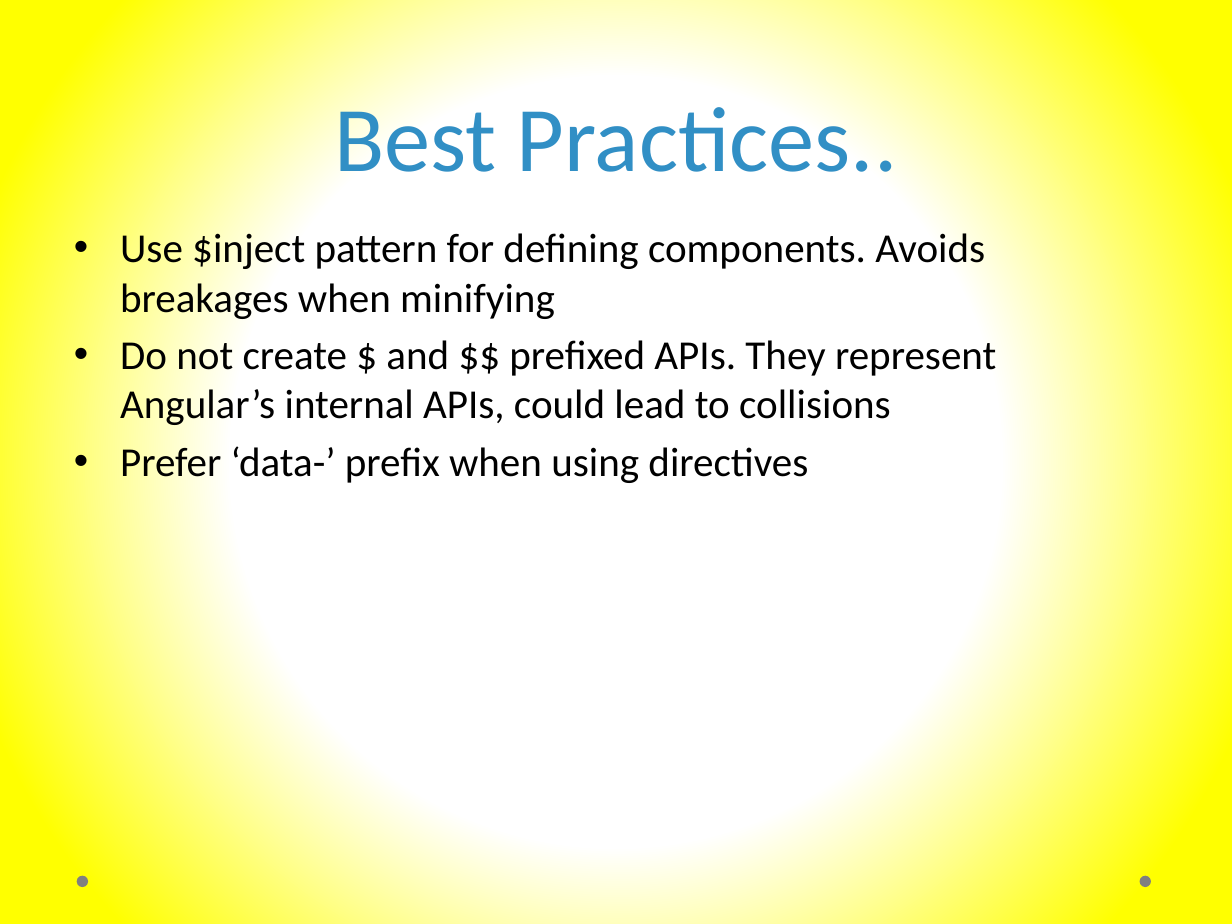
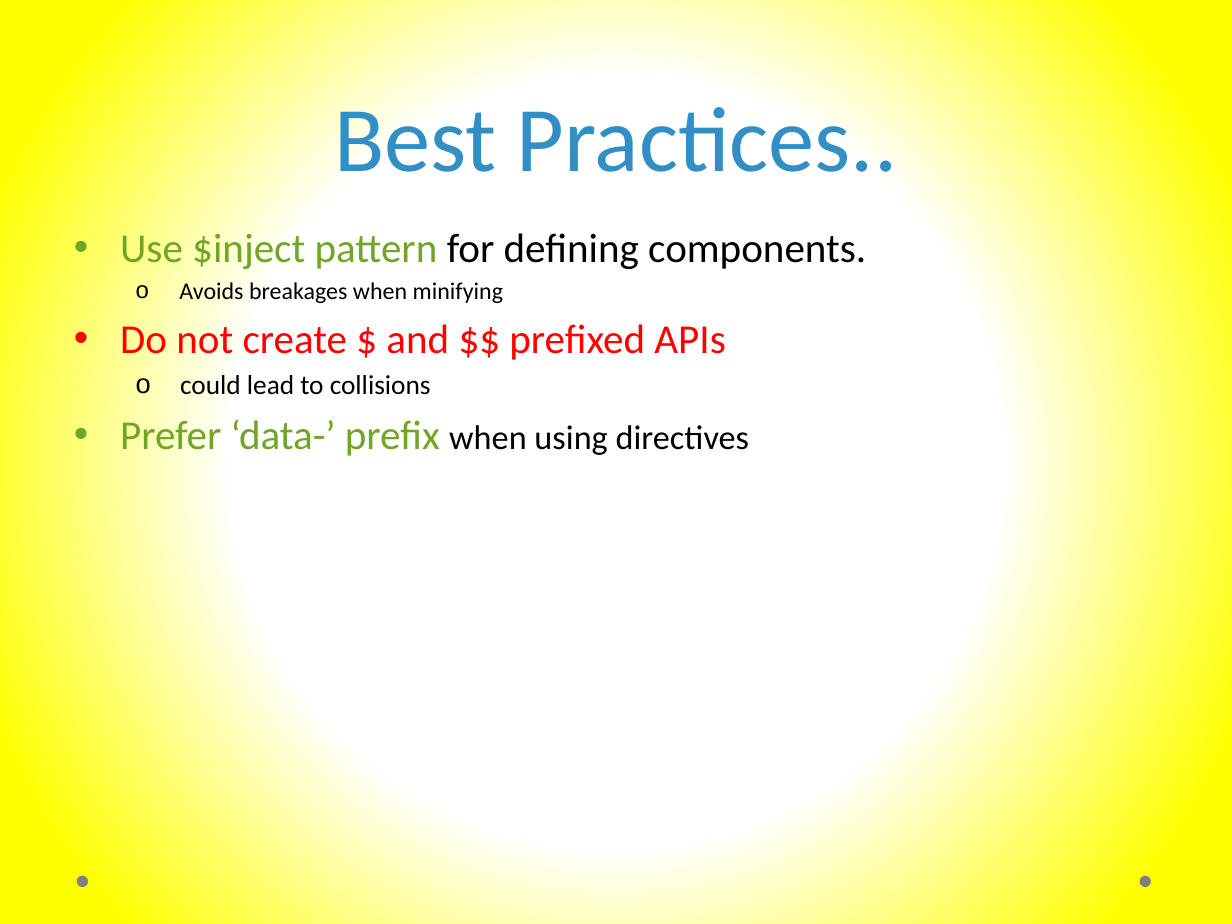
Before and after one commit to murtazahaveliwala/technext-angularjs-demo, a slide deck: slide 23 of Introduction to AngularJs.pptx (slide 20 before the commit). Drawn at 1232x924 pixels with LibreOffice and Linux fonts; fonts in the diff are those of the drawing. Boxes give left, top, right and bottom in pixels: in the first picture for what was removed or moved away, otherwise in the second. Text is boxed around its words. In the diff, an @@ line names an element or a change of style, - is before the commit and + after.

Commit message:
Added about me, custom directive slides. Added more content and coloring to a few slides like best pratices etc.

```diff
--- a/Introduction to AngularJs.pptx
+++ b/Introduction to AngularJs.pptx
@@ text at [120,229,866,395]: text changed @@
-• Use $inject pattern for defining components. Avoids breakages when minifying
-• Do not create $ and $$ prefixed APIs. They represent Angular’s internal APIs, could lead to collisions
+• Use $inject pattern for defining components.
+  o Avoids breakages when minifying
+• Do not create $ and $$ prefixed APIs
+  o could lead to collisions
@@ text at [120,416,750,460]: size 24 to 20 pt in "when using directives"; text colour #000000 to #70A525 in "Prefer ‘data-’ prefix" @@
```
Also in this commit, not shown: 10 other slides changed, 5 slides added, 1 slide removed, 1 other file.
